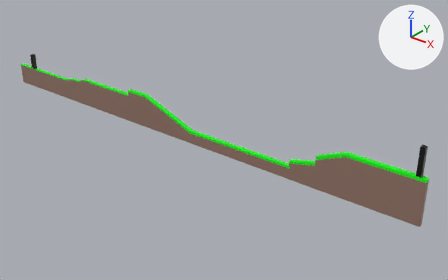
What one commit did to the FBX model Assets/Stage/Tutorial/first_1.fbx.
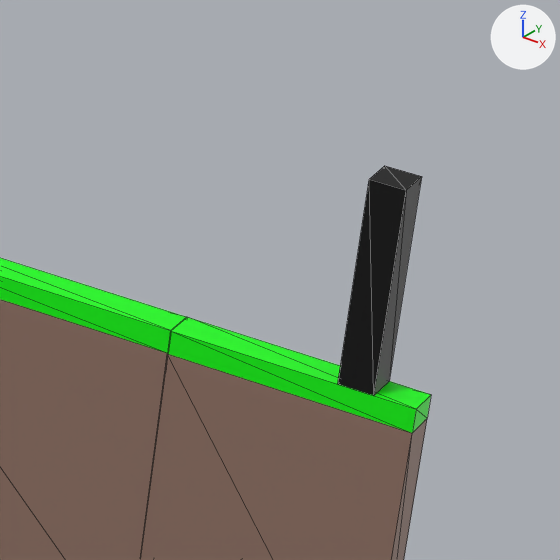
The first picture shows the older version from a 50 mm camera at (2.91, -1.99, 1.19) aimed at (1.25, 0.09, -0.09). The close-ups show both versions on the part from 82% to 100% of the width and 43% to 72% of the height of that picture; other places that the commit changed are outside them. Lighting does not change. The marker at upper right points along +X, +Y and +Z. The close-ups show mesh edges as thin lines. Where no turn or scale is listed for an object, it has been applied to the vertices. Vertices at the same position are counted once.

The older version as bpy lines, for what is in view:
```python
mat_lambert3 = principled_material('lambert3')
mat_lambert3.base_color = (0.294, 0.178, 0.138)  # brown #947568
me_mesh = bpy.data.meshes.new('Mesh')
me_mesh.from_pydata(...)  # 181 vertices, 294 faces; spans x -1.23..1.23, y -0.01..0.01, z -0.16..0.16
me_mesh.materials.append(mat_pasted__lambert3)  # brown #947568
me_mesh.materials.append(mat_lambert2)  # green #00ff00
me_mesh.materials.append(mat_lambert1)  # grey #bcbcbc
me_mesh.materials.append(mat_lambert8)  # black #000000
me_mesh.materials.append(mat_lambert4)  # brown #947568
me_mesh.materials.append(mat_lambert5)  # green #00ff00
me_mesh.materials.append(mat_lambert6)  # light grey #c5c5c5
me_mesh.materials.append(mat_lambert7)  # light grey #c5c5c5
me_mesh.materials.append(mat_lambert3)  # brown #947568
me_mesh.materials.append(mat_pasted__lambert9)  # black #000000
ob_pcube4 = bpy.data.objects.new('pCube4', me_mesh)
ob_pcube4.location = (1.035, -0.0001, 0.0514)
```
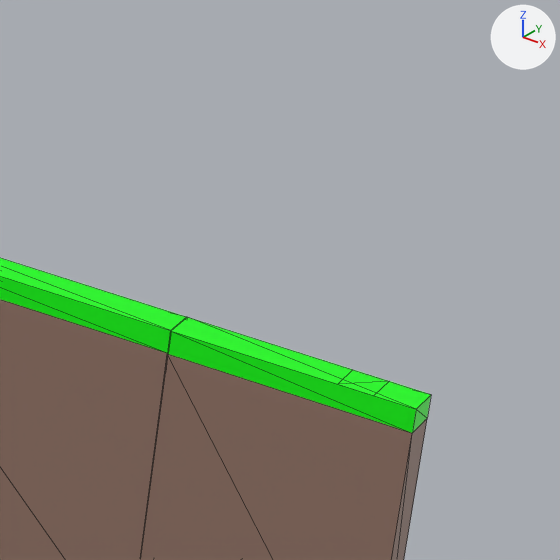
Boxes (x1, y1, x2, y2) around the edits, measured in the close-ups (560 x 560 px):
'pCube4', recoloured, reshaped
    before: (0, 166, 431, 560)
    after: (0, 258, 431, 560)
part 1 of me_mesh, deleted (black)
    before: (338, 166, 422, 396)

The change, as a list of edits to the scene's bpy script:
```text
Change mat_lambert3:
    mat_lambert3.base_color: (0.294, 0.178, 0.138) -> (0.5, 0.5, 0.5)  # brown #947568 -> grey #bcbcbc
Add mat_lambert9:
    mat_lambert9 = principled_material('lambert9')
    mat_lambert9.base_color = (0.294, 0.178, 0.138)  # brown #947568
Change me_mesh:
    used by ob_pcube4; location = (1.035, -0.0001, 0.0514)
    remove me_mesh.from_pydata(...)  # 181 vertices, 294 faces; spans x -1.23..1.23, y -0.01..0.01, z -0.16..0.16
    add me_mesh.from_pydata(...)  # 169 vertices, 272 faces; spans x -1.23..1.23, y -0.01..0.01, z -0.16..0.04
    me_mesh part 1
    4 vertices are removed from x 1.19..1.21, y -0.01..0.01, z 0.16
    10 faces are deleted
    remove me_mesh.materials.append(mat_lambert1)  # grey #bcbcbc
    remove me_mesh.materials.append(mat_lambert8)  # black #000000
    add me_mesh.materials.append(mat_lambert9)  # brown #947568
```
